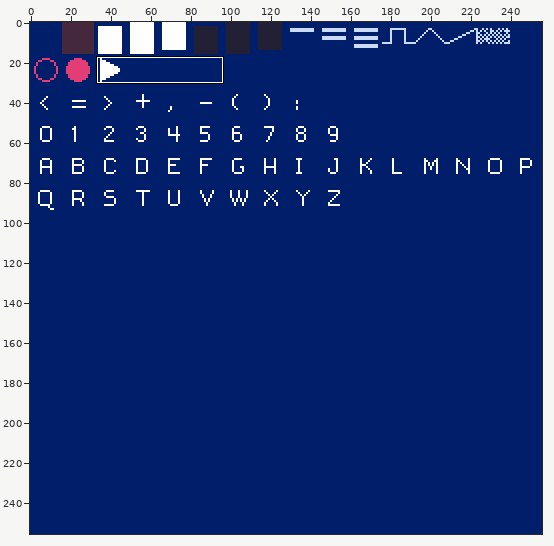
A pixel-art file gets an edit: assets/piano.aseprite. Above, an overview of the earlier version with the close-up marked.
Close-up. Before the edit:
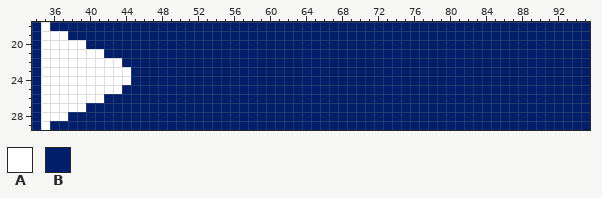
256x256 pixels, 1 frame. Shown: x 34..95, y 18..29.
Palette (. is transparent): A #ffffff  B #001e6a
Pixels before, first column x 34:
18 BABBBBBBBBBBBBBBBBBBBBBBBBBBBBBBBBBBBBBBBBBBBBBBBBBBBBBBBBBBBB
19 BAAABBBBBBBBBBBBBBBBBBBBBBBBBBBBBBBBBBBBBBBBBBBBBBBBBBBBBBBBBB
20 BAAAAABBBBBBBBBBBBBBBBBBBBBBBBBBBBBBBBBBBBBBBBBBBBBBBBBBBBBBBB
21 BAAAAAAABBBBBBBBBBBBBBBBBBBBBBBBBBBBBBBBBBBBBBBBBBBBBBBBBBBBBB
22 BAAAAAAAAABBBBBBBBBBBBBBBBBBBBBBBBBBBBBBBBBBBBBBBBBBBBBBBBBBBB
23 BAAAAAAAAAABBBBBBBBBBBBBBBBBBBBBBBBBBBBBBBBBBBBBBBBBBBBBBBBBBB
24 BAAAAAAAAAABBBBBBBBBBBBBBBBBBBBBBBBBBBBBBBBBBBBBBBBBBBBBBBBBBB
25 BAAAAAAAAABBBBBBBBBBBBBBBBBBBBBBBBBBBBBBBBBBBBBBBBBBBBBBBBBBBB
26 BAAAAAAABBBBBBBBBBBBBBBBBBBBBBBBBBBBBBBBBBBBBBBBBBBBBBBBBBBBBB
27 BAAAAABBBBBBBBBBBBBBBBBBBBBBBBBBBBBBBBBBBBBBBBBBBBBBBBBBBBBBBB
28 BAAABBBBBBBBBBBBBBBBBBBBBBBBBBBBBBBBBBBBBBBBBBBBBBBBBBBBBBBBBB
29 BABBBBBBBBBBBBBBBBBBBBBBBBBBBBBBBBBBBBBBBBBBBBBBBBBBBBBBBBBBBB
And afterwards:
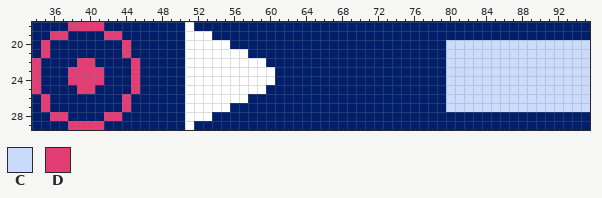
Colours new in this view: C #cbdbfc  D #e23d74
The exact change:
y 18: x 35 A -> B; x 38..41 BBBB -> DDDD; x 51 B -> A
y 19: x 35..37 AAA -> BDD; x 42..43 BB -> DD; x 51..53 BBB -> AAA
y 20: x 35..39 AAAAA -> DBBBB; x 44 B -> D; x 51..55 BBBBB -> AAAAA; x 80..95 BBBBBBBBBBBBBBBB -> CCCCCCCCCCCCCCCC
y 21: x 35..41 AAAAAAA -> DBBBBBB; x 44 B -> D; x 51..57 BBBBBBB -> AAAAAAA; x 80..95 BBBBBBBBBBBBBBBB -> CCCCCCCCCCCCCCCC
y 22: x 34..43 BAAAAAAAAA -> DBBBBDDBBB; x 45 B -> D; x 51..59 BBBBBBBBB -> AAAAAAAAA; x 80..95 BBBBBBBBBBBBBBBB -> CCCCCCCCCCCCCCCC
y 23..24: x 34..45 BAAAAAAAAAAB -> DBBBDDDDBBBD; x 51..60 BBBBBBBBBB -> AAAAAAAAAA; x 80..95 BBBBBBBBBBBBBBBB -> CCCCCCCCCCCCCCCC
y 25: x 34..43 BAAAAAAAAA -> DBBBBDDBBB; x 45 B -> D; x 51..59 BBBBBBBBB -> AAAAAAAAA; x 80..95 BBBBBBBBBBBBBBBB -> CCCCCCCCCCCCCCCC
y 26: x 35..41 AAAAAAA -> DBBBBBB; x 44 B -> D; x 51..57 BBBBBBB -> AAAAAAA; x 80..95 BBBBBBBBBBBBBBBB -> CCCCCCCCCCCCCCCC
y 27: x 35..39 AAAAA -> DBBBB; x 44 B -> D; x 51..55 BBBBB -> AAAAA; x 80..95 BBBBBBBBBBBBBBBB -> CCCCCCCCCCCCCCCC
y 28: x 35..37 AAA -> BDD; x 42..43 BB -> DD; x 51..53 BBB -> AAA
y 29: x 35 A -> B; x 38..41 BBBB -> DDDD; x 51 B -> A
